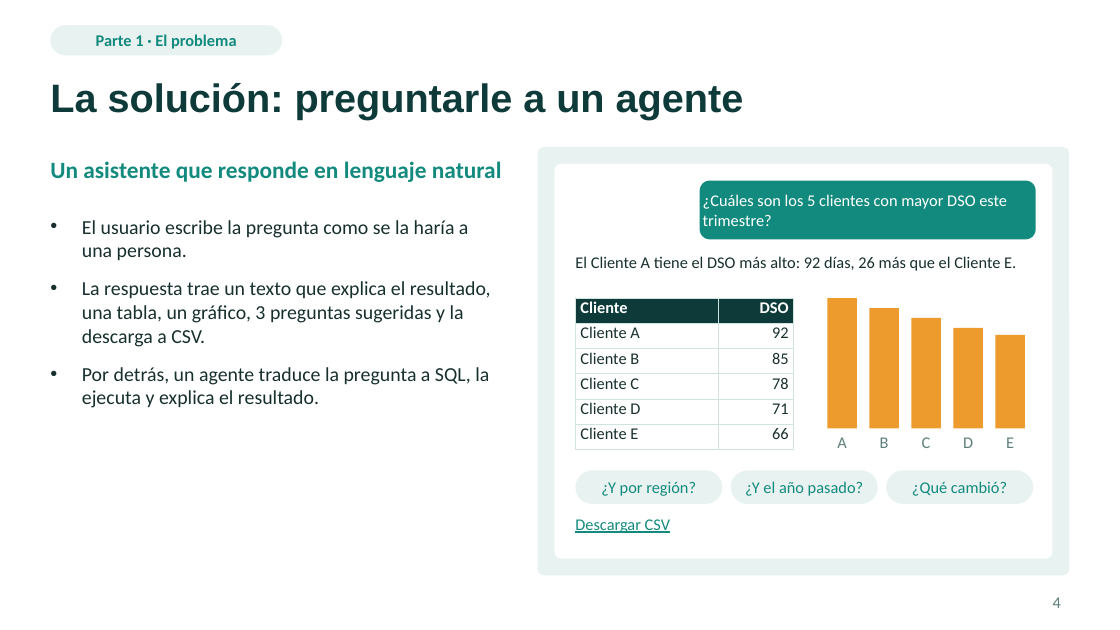
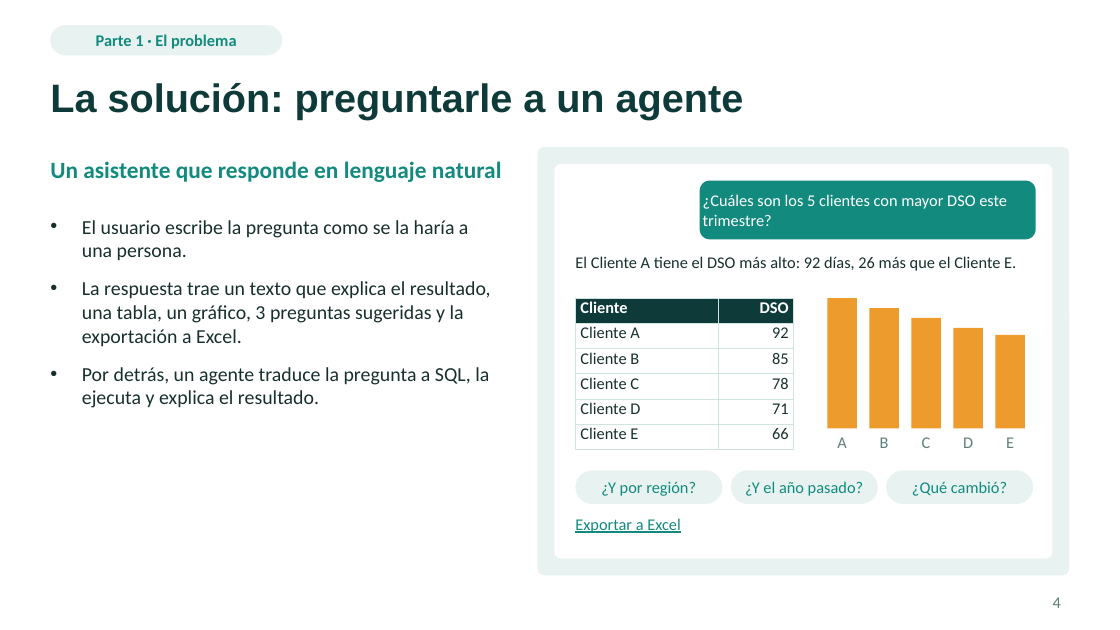
Before and after one commit to emiber/UTDT, a slide deck: slide 4 of docs/presentacion/presentacion.pptx. Drawn at 1120x630 pixels with LibreOffice and Linux fonts; fonts in the diff are those of the drawing. Boxes give left, top, right and bottom in pixels: in the first picture for what was removed or moved away, otherwise in the second. Text is boxed around its words. In the diff, an @@ line names an element or a change of style, - is before the commit and + after.

```diff
--- a/docs/presentacion/presentacion.pptx
+++ b/docs/presentacion/presentacion.pptx
@@ text at (x1=82, y1=281, x2=491, y2=347): text changed @@
-• La respuesta trae un texto que explica el resultado, una tabla, un gráfico, 3 preguntas sugeridas y la descarga a CSV.
+• La respuesta trae un texto que explica el resultado, una tabla, un gráfico, 3 preguntas sugeridas y la exportación a Excel.
@@ text at (x1=575, y1=518, x2=680, y2=533): text changed @@
-Descargar CSV
+Exportar a Excel
```
Also in this commit, not shown: 14 other slides changed, 3 other files.
